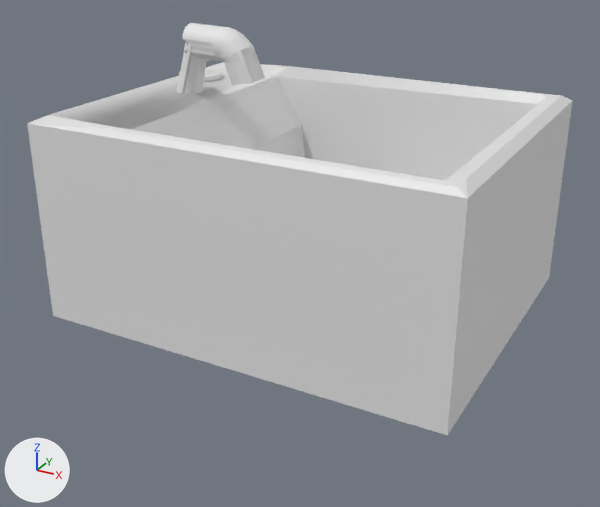
One commit to the FBX model Assets/Resources/3d Models/Sink.fbx: the scene before it, then after it.
The view is the same before and after, from a 50 mm camera at (1.69, -6.75, 4.6) aimed at (-2.11, 0.14, 1.15). The lights are fixed; the arrows at lower left show +X, +Y and +Z. Where no turn or scale is listed for an object, it has been applied to the vertices.

In view in the first picture: 'Sink', 'SinkFaucet'.
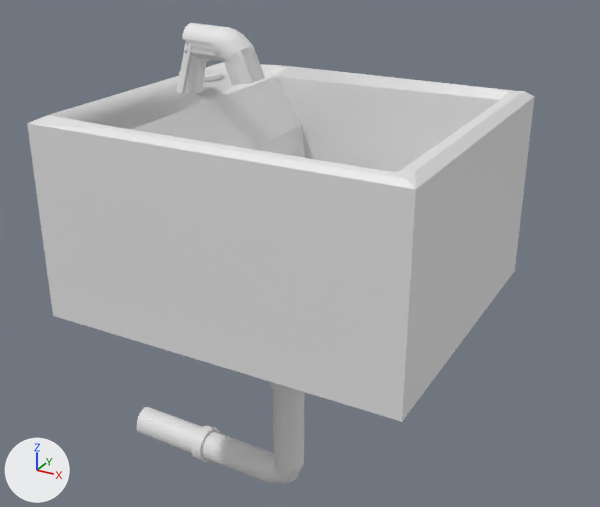
Location of each change, (x1, y1, x2, y2) in pixels of the pictures (600 x 507 px; the box of a moved part takes in the faces that stretch with it):
'Sink', reshaped (7% narrower): before (27, 62, 573, 435); after (27, 62, 535, 422)
'Drain', added: after (137, 382, 305, 484)
part 1 of me_cube_006, moved or reshaped: before (270, 90, 573, 435); after (270, 90, 535, 422)

Diff of the bpy script that builds the scene:
```diff
--- a/Assets/Resources/3d Models/Sink.fbx.py
+++ b/Assets/Resources/3d Models/Sink.fbx.py
@@ me_cube_006 @@
 me_cube_006.from_pydata(...)  # 102 vertices, 104 faces; spans x -3.9..0.14, y -1.6..1.6, z -0.96..1.03
 # used by ob_sink; location = (0.0, 0.0, 1.74)
+# me_cube_006 part 1: all 40 vertices in x -1.58..0.14, y -1.6..1.6, z -0.96..1.03 are moved by (-0.37, 0.0, 0.0)
@@ me_cylinder_001 @@
+me_cylinder_001.from_pydata(...)  # 384 vertices, 294 faces; spans x -2.11..0.22, y -0.23..0.21, z -1.25..1.34
@@ ob_drain @@
+ob_drain = bpy.data.objects.new('Drain', me_cylinder_001)
+ob_drain.location = (-2.16, -0.01, -0.51)
```
